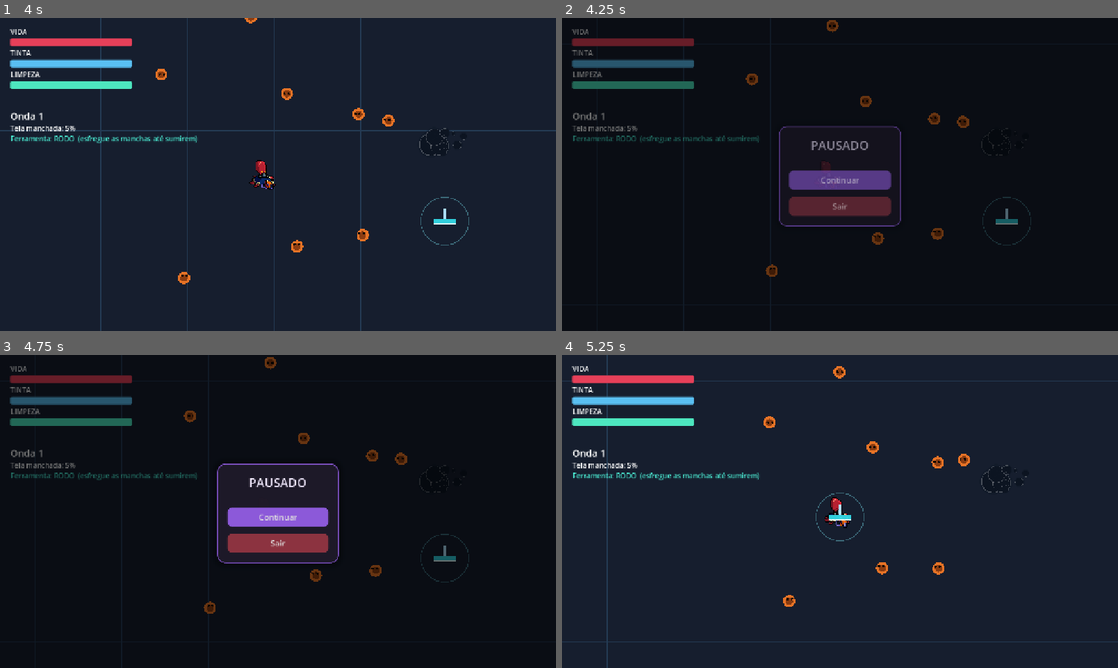
Above: before the commit, frames 1-4 (two rows, left to right).
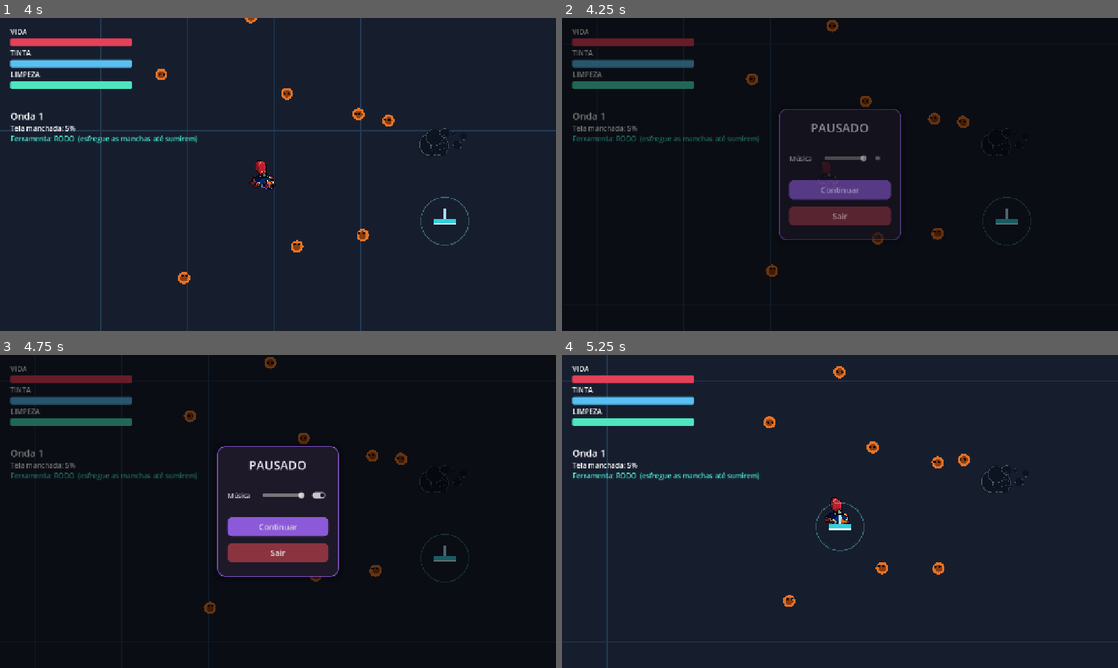
Above: after the commit, the same moments.

Repository: Ruan-Pablo-Oli/octo-ink-hell
Game: Godot game, scene res://scenes/main.tscn
Two runs of this game, one before a commit and one after it. Both use one fixed random seed, a clock stepped at 60 frames per second and the inputs below.
Inputs (mouse positions are in pixels of both pictures, inside the frame that each line leads up to):
- Up to frame 1 (4 s): tap Enter at 0.5 s; move the mouse to (400, 158) at 0.52 s; hold D (move_right) 0.53-1.28 s; tap Space (dash) at 0.6 s; click (400, 158) at 0.67 s; move the mouse to (166, 190) at 1.27 s; hold S (move_down) 1.28-2.03 s; tap Q (switch_weapon) at 1.35 s; move the mouse to (333, 105) at 2.02 s; hold D (move_right) 2.03-2.78 s; right-click (333, 105) at 2.1 s; move the mouse to (250, 237) at 2.77 s; hold W (move_up) 2.78-3.53 s; click (250, 237) at 2.85 s; move the mouse to (444, 221) at 3.52 s; hold A (move_left) from 3.53 s (still down); tap Shift at 3.6 s
- Up to frame 2 (4.25 s): keep holding A (move_left); tap Escape (pause) at 4.15 s
- Up to frame 3 (4.75 s): release A (move_left) at 4.25 s; click (316, 495) at 4.27 s
- Up to frame 4 (5.25 s): click "Continuar" at 5 s

Frame 1 is identical in both runs. In frame 2, 3.1% of the frame differs, in the area x 39-61%, y 29-71%; in frame 3, 3.4%, in the area x 39-61%, y 29-72%; in frame 4, 0.3%.

Commit message:
feat: add music player functionality and integrate audio track into the game

Diff:
--- a/scripts/main.gd
+++ b/scripts/main.gd
@@ -6,8 +6,15 @@
 const WaveManagerScript := preload("res://scripts/systems/wave_manager.gd")
 const UpgradeScreenScene := preload("res://scenes/ui/upgrade_screen.tscn")
 const PauseMenuScript := preload("res://scripts/systems/pause_menu.gd")
+const MusicPlayerScript := preload("res://scripts/systems/music_player.gd")
+const MainTrack := preload("res://assets/audio/Neon Pixel Run.mp3")
 
 func _ready() -> void:
+	var music := AudioStreamPlayer.new()
+	music.name = "MusicPlayer"
+	music.set_script(MusicPlayerScript)
+	music.track = MainTrack
+	add_child(music)
 
 	add_child(ArenaScene.instantiate())
 	var entities := Node2D.new()
--- /dev/null
+++ b/scripts/systems/music_player.gd
@@ -0,0 +1,19 @@
+extends AudioStreamPlayer
+class_name MusicPlayer
+
+@export var track: AudioStream
+@export var music_volume_db: float = -6.0
+
+func _ready() -> void:
+	process_mode = Node.PROCESS_MODE_ALWAYS  ## continua tocando mesmo com o jogo pausado
+	stream = track
+	volume_db = music_volume_db
+	bus = "Music"
+	finished.connect(_on_finished)
+	if track:
+		play()
+
+func _on_finished() -> void:
+	## garante loop independente do formato do audio (ogg/mp3/wav) -
+	## nao depende de configuracao de loop no import da faixa.
+	play()
--- a/scripts/systems/pause_menu.gd
+++ b/scripts/systems/pause_menu.gd
@@ -1,16 +1,20 @@
 extends CanvasLayer
 class_name PauseMenu
-
 const ACCENT_COLOR := Color(0.55, 0.35, 0.85)
 const PANEL_BG := Color(0.12, 0.10, 0.16, 0.96)
+const MUSIC_BUS := "Music"
 
 var _dim: ColorRect
 var _panel: PanelContainer
 var _is_paused: bool = false
+var _music_bus_idx: int = -1
 
 func _ready() -> void:
 	process_mode = Node.PROCESS_MODE_ALWAYS
 	layer = 100
+	_music_bus_idx = AudioServer.get_bus_index(MUSIC_BUS)
+	if _music_bus_idx == -1:
+		_music_bus_idx = AudioServer.get_bus_index("Master")
 
 	_dim = ColorRect.new()
 	_dim.color = Color(0.0, 0.0, 0.0, 0.55)
@@ -18,7 +22,6 @@
 	_dim.visible = false
 	_dim.mouse_filter = Control.MOUSE_FILTER_STOP
 	add_child(_dim)
-
 	_panel = PanelContainer.new()
 	_panel.visible = false
 	_panel.anchor_left = 0.5
@@ -26,11 +29,10 @@
 	_panel.anchor_right = 0.5
 	_panel.anchor_bottom = 0.5
 	_panel.offset_left = -140
-	_panel.offset_top = -110
+	_panel.offset_top = -150
 	_panel.offset_right = 140
-	_panel.offset_bottom = 110
-	_panel.pivot_offset = Vector2(140, 110)
-
+	_panel.offset_bottom = 150
+	_panel.pivot_offset = Vector2(140, 150)
 	var panel_style := StyleBoxFlat.new()
 	panel_style.bg_color = PANEL_BG
 	panel_style.set_corner_radius_all(18)
@@ -41,64 +43,97 @@
 	panel_style.shadow_size = 16
 	_panel.add_theme_stylebox_override("panel", panel_style)
 	add_child(_panel)
-
 	var vbox := VBoxContainer.new()
 	vbox.add_theme_constant_override("separation", 16)
 	_panel.add_child(vbox)
-
 	var title := Label.new()
 	title.text = "PAUSADO"
 	title.horizontal_alignment = HORIZONTAL_ALIGNMENT_CENTER
 	title.add_theme_font_size_override("font_size", 28)
 	title.add_theme_color_override("font_color", Color(0.95, 0.92, 1.0))
 	vbox.add_child(title)
-
 	var spacer := Control.new()
 	spacer.custom_minimum_size = Vector2(0, 6)
 	vbox.add_child(spacer)
 
+	_add_music_controls(vbox)
+
+	var spacer2 := Control.new()
+	spacer2.custom_minimum_size = Vector2(0, 6)
+	vbox.add_child(spacer2)
+
 	var resume_btn := _make_button("Continuar", ACCENT_COLOR)
 	resume_btn.pressed.connect(_on_resume_pressed)
 	vbox.add_child(resume_btn)
-
 	var quit_btn := _make_button("Sair", Color(0.55, 0.2, 0.25))
 	quit_btn.pressed.connect(_on_quit_pressed)
 	vbox.add_child(quit_btn)
+
+func _add_music_controls(parent: VBoxContainer) -> void:
+	var row := HBoxContainer.new()
+	row.add_theme_constant_override("separation", 10)
+	parent.add_child(row)
+
+	var label := Label.new()
+	label.text = "Música"
+	label.custom_minimum_size = Vector2(70, 0)
+	label.add_theme_font_size_override("font_size", 15)
+	label.add_theme_color_override("font_color", Color(0.85, 0.82, 0.92))
+	row.add_child(label)
+
+	var slider := HSlider.new()
+	slider.min_value = 0.0
+	slider.max_value = 1.0
+	slider.step = 0.01
+	slider.value = _linear_from_db(AudioServer.get_bus_volume_db(_music_bus_idx))
+	slider.size_flags_horizontal = Control.SIZE_EXPAND_FILL
+	slider.custom_minimum_size = Vector2(0, 24)
+	slider.value_changed.connect(_on_music_volume_changed)
+	row.add_child(slider)
+
+	var mute_btn := CheckButton.new()
+	mute_btn.button_pressed = AudioServer.is_bus_mute(_music_bus_idx)
+	mute_btn.toggled.connect(_on_music_mute_toggled)
+	row.add_child(mute_btn)
+
+func _linear_from_db(db: float) -> float:
+	if db <= -60.0:
+		return 0.0
+	return db_to_linear(db)
+
+func _on_music_volume_changed(value: float) -> void:
+	AudioServer.set_bus_volume_db(_music_bus_idx, linear_to_db(value) if value > 0.0 else -80.0)
+
+func _on_music_mute_toggled(muted: bool) -> void:
+	AudioServer.set_bus_mute(_music_bus_idx, muted)
 
 func _make_button(text: String, color: Color) -> Button:
 	var btn := Button.new()
 	btn.text = text
 	btn.custom_minimum_size = Vector2(0, 44)
 	btn.add_theme_font_size_override("font_size", 18)
-
 	var normal := StyleBoxFlat.new()
 	normal.bg_color = color
 	normal.set_corner_radius_all(10)
 	normal.set_content_margin_all(8)
 	btn.add_theme_stylebox_override("normal", normal)
-
 	var hover := StyleBoxFlat.new()
 	hover.bg_color = color.lightened(0.15)
 	hover.set_corner_radius_all(10)
 	hover.set_content_margin_all(8)
 	btn.add_theme_stylebox_override("hover", hover)
-
 	var pressed := StyleBoxFlat.new()
 	pressed.bg_color = color.darkened(0.15)
 	pressed.set_corner_radius_all(10)
 	pressed.set_content_margin_all(8)
 	btn.add_theme_stylebox_override("pressed", pressed)
-
 	return btn
-
 func _unhandled_input(event: InputEvent) -> void:
 	if event.is_action_pressed("pause"):
 		toggle_pause()
 		get_viewport().set_input_as_handled()
-
 func toggle_pause() -> void:
 	set_paused(not _is_paused)
-
 func set_paused(paused: bool) -> void:
 	_is_paused = paused
 	get_tree().paused = paused
@@ -112,10 +147,7 @@
 		tween.set_parallel(true)
 		tween.tween_property(_panel, "scale", Vector2.ONE, 0.18).set_trans(Tween.TRANS_BACK).set_ease(Tween.EASE_OUT)
 		tween.tween_property(_panel, "modulate:a", 1.0, 0.15)
-
 func _on_resume_pressed() -> void:
 	set_paused(false)
-
 func _on_quit_pressed() -> void:
 	get_tree().paused = false
-	get_tree().quit()
Not shown, added: assets/audio/Neon Pixel Run.mp3.import
Not shown, added: scripts/systems/music_player.gd.uid
Not shown, added: assets/audio/Neon Pixel Run.mp3
